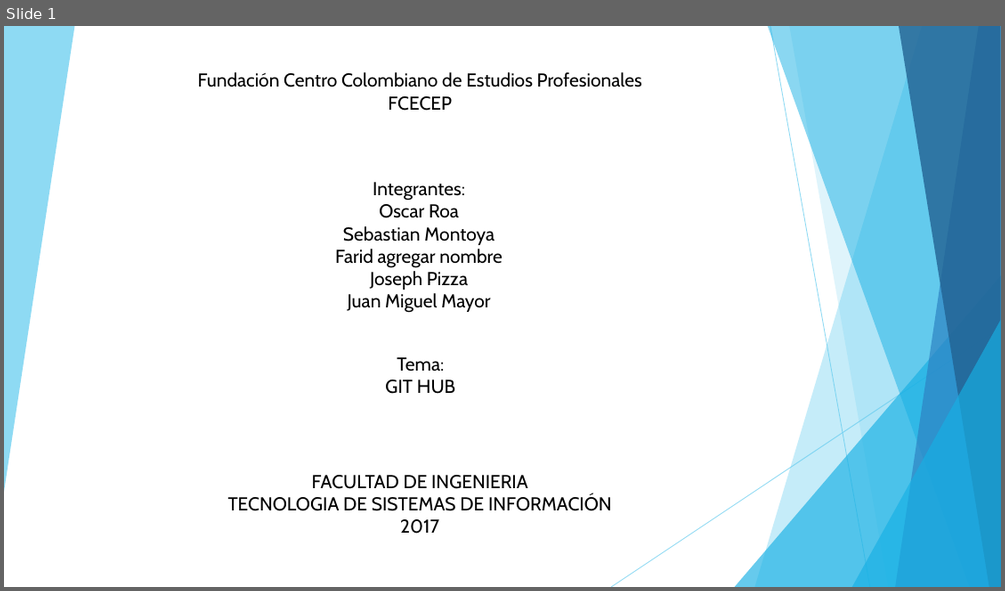
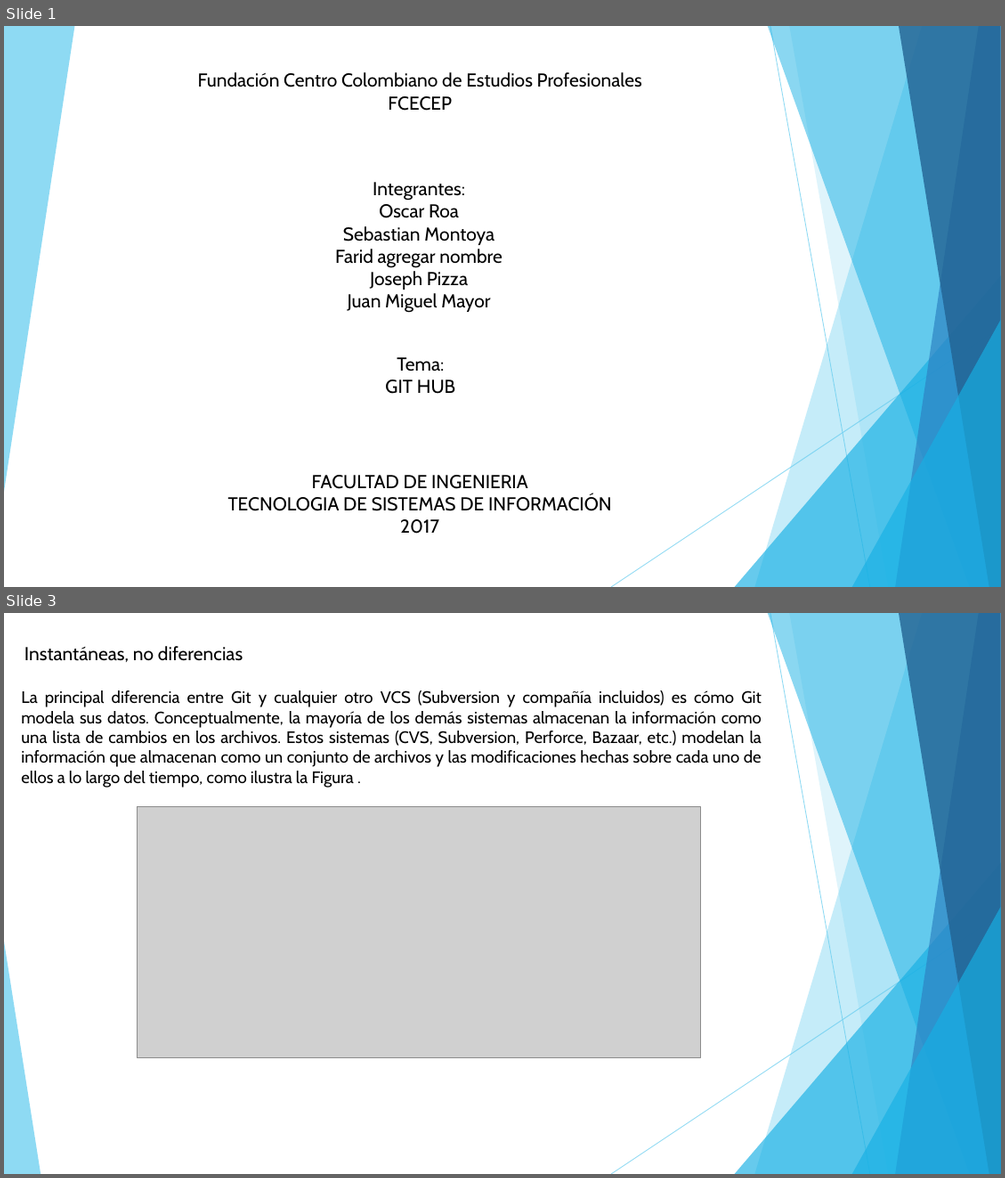
Before and after one commit to JosephDeveloper/Proyecto, a slide deck: Informes Y Presentaciones/Presentacion git.pptx. Shown one above the other, each under a label of ours: slide 1 before the commit, slides 1 and 3 after it; the slides between them are not shown. The pictures are 1005x591 and 1005x1178 pixels, drawn with LibreOffice and Linux fonts; fonts in the diff are those of the drawing; grey boxes stand for pictures. Boxes give left, top, right and bottom in pixels: in the first picture for what was removed or moved away, otherwise in the second. Text is boxed around its words. In the diff, an @@ line names an element or a change of style, - is before the commit and + after.

```diff
--- a/Informes Y Presentaciones/Presentacion git.pptx
+++ b/Informes Y Presentaciones/Presentacion git.pptx
@@ slide 3 added at [4, 613, 1001, 1174], background #FFFFFF; not listed: 9 template elements that a slide beside it also shows @@
@@ text added at [24, 646, 243, 662], 18 pt, text #000000 @@
+Instantáneas, no diferencias
@@ text added at [21, 690, 761, 787], 16 pt, text #000000 @@
+La principal diferencia entre Git y cualquier otro VCS (Subversion y compañía incluidos) es cómo Git modela sus datos. Conceptualmente, la mayoría de los demás sistemas almacenan la información como una lista de cambios en los archivos. Estos sistemas (CVS, Subversion, Perforce, Bazaar, etc.) modelan la información que almacenan como un conjunto de archivos y las modificaciones hechas sobre cada uno de ellos a lo largo del tiempo, como ilustra la Figura .
@@ picture added at [138, 807, 700, 1058] @@
@@ triangle added at [4, 941, 40, 1174], fill #5FCBEF at 70% opacity @@
```
Also in this commit, not shown: 2 other slides added, 1 slide removed.
